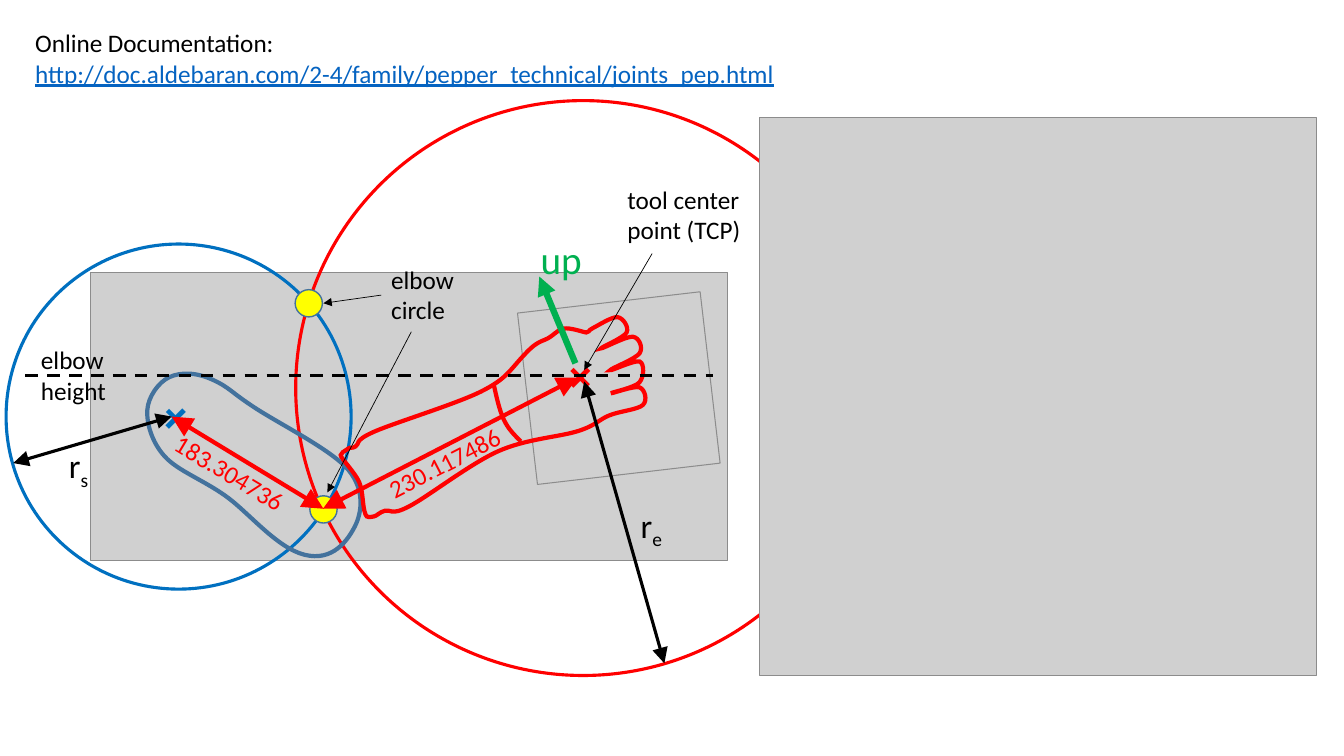
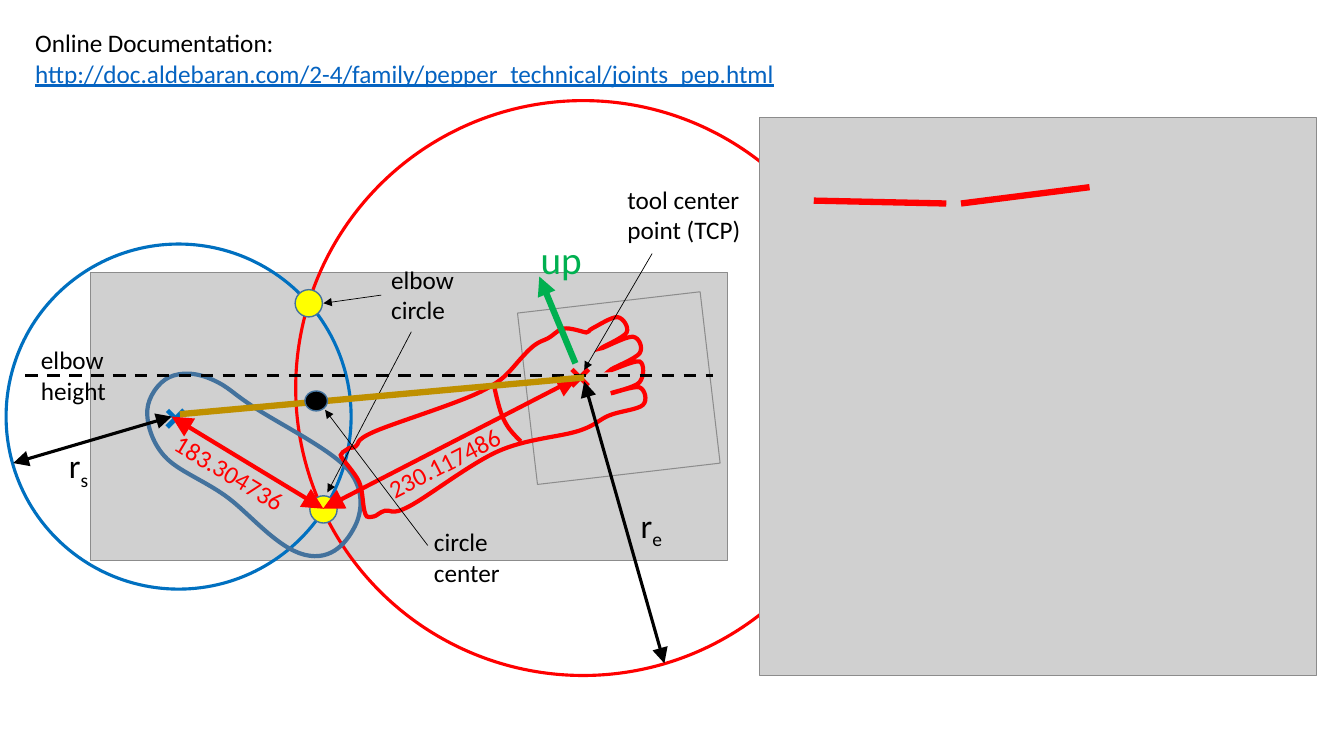
Before and after one commit to zamb79/pepperInverseKinematics, a slide deck: slide 2 of PepperRightArmInverseKinematicsCalculation.pptx (slide 1 before the commit). Drawn at 1344x756 pixels with LibreOffice and Linux fonts; fonts in the diff are those of the drawing; grey boxes stand for pictures. Boxes give left, top, right and bottom in pixels: in the first picture for what was removed or moved away, otherwise in the second. Text is boxed around its words. In the diff, an @@ line names an element or a change of style, - is before the commit and + after.

```diff
--- a/PepperRightArmInverseKinematicsCalculation.pptx
+++ b/PepperRightArmInverseKinematicsCalculation.pptx
@@ line added from (814, 201) to (947, 204), #FF0000 4.5 pt @@
@@ line added from (961, 204) to (1090, 188), #FF0000 4.5 pt @@
@@ line added from (179, 414) to (585, 378), #BF9000 4.5 pt @@
@@ ellipse added at (306,391,328,411), fill #000000, outline #43739E 1 pt @@
@@ arrow added from (427, 545) to (326, 410), #000000 0.5 pt @@
@@ text added at (434,533,500,582), 18 pt, text #000000 @@
+circle
+center
```
Also in this commit, not shown: 2 other slides changed, 2 slides added.
